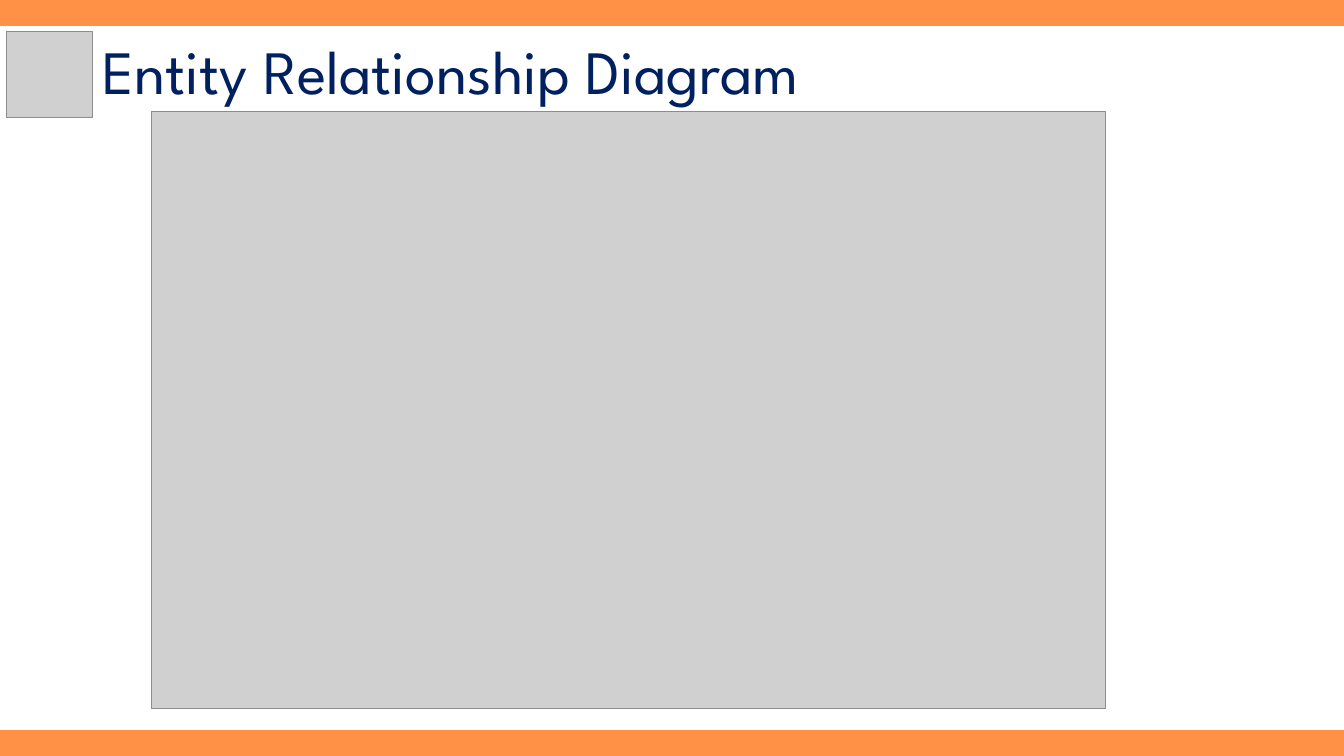
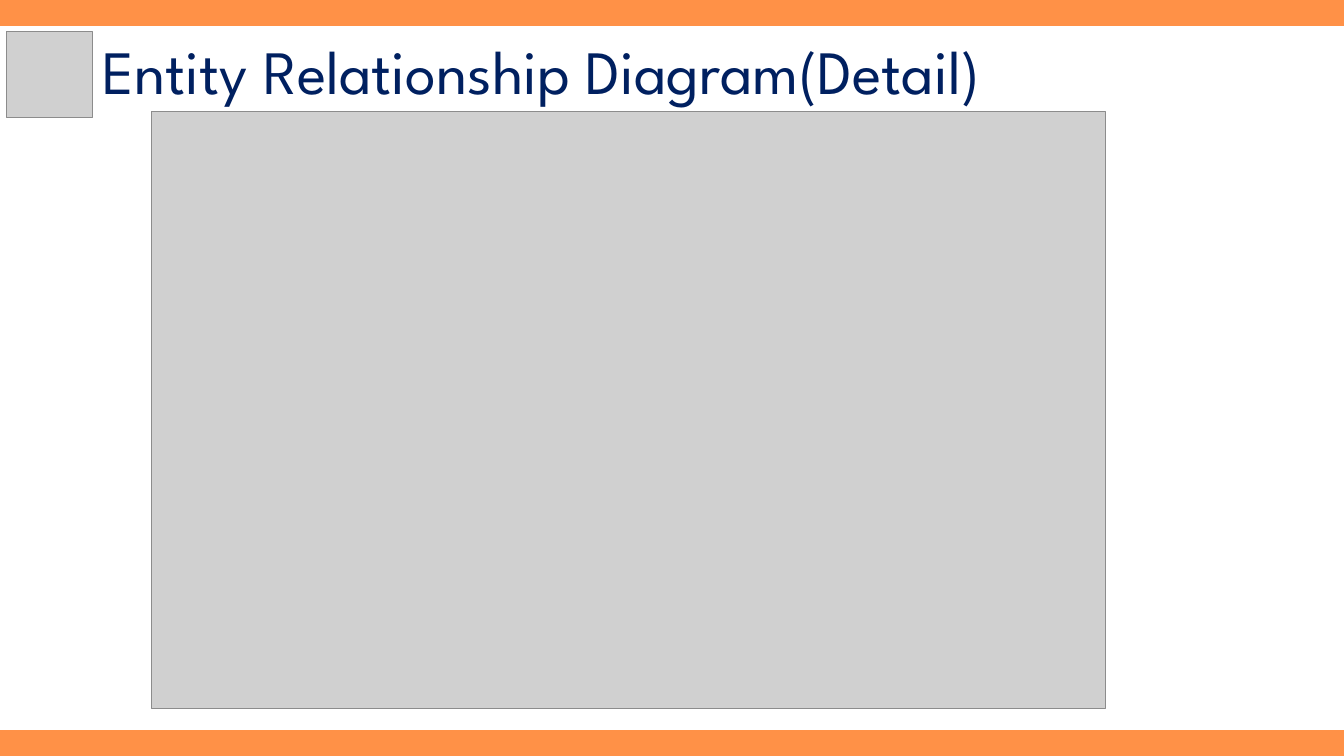
Before and after one commit to hhsw07/ezen-academy-projects, a slide deck: slide 22 of WebContent/jhk/document/3조 하비팩토리_제출용.pptx (slide 11 before the commit). Drawn at 1344x756 pixels with LibreOffice and Linux fonts; fonts in the diff are those of the drawing; grey boxes stand for pictures. Boxes give left, top, right and bottom in pixels: in the first picture for what was removed or moved away, otherwise in the second. Text is boxed around its words. In the diff, an @@ line names an element or a change of style, - is before the commit and + after.

```diff
--- a/WebContent/jhk/document/3조 하비팩토리_제출용.pptx
+++ b/WebContent/jhk/document/3조 하비팩토리_제출용.pptx
@@ text at (102,51,980,113): text changed @@
-Entity Relationship Diagram
+Entity Relationship Diagram(Detail)
```
Also in this commit, not shown: 6 other slides changed, 31 slides added, 5 slides removed, 2 other files.
